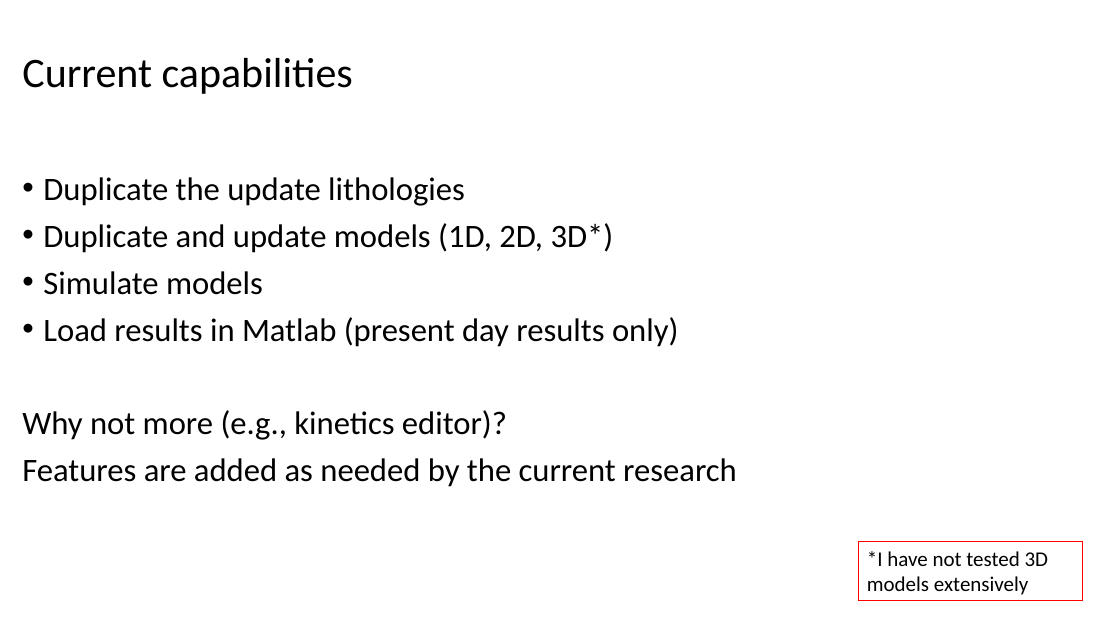
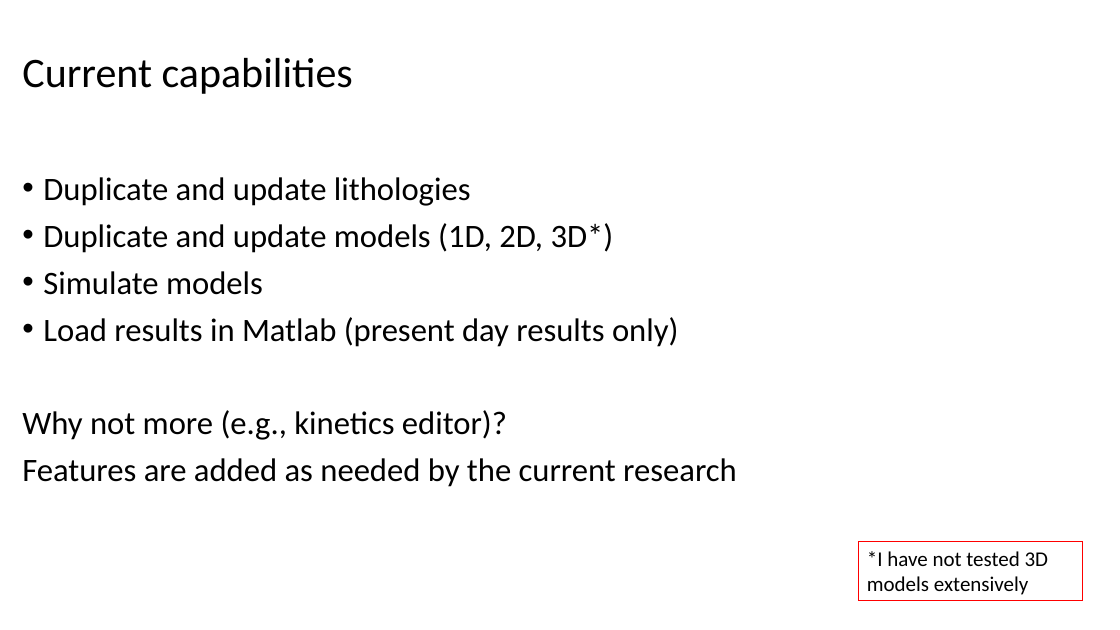
Before and after one commit to MosGeo/BPSMAutoToolbox, a slide deck: slide 4 of Workshop/19.01.23 PM Toolbox Workshop.pptx. Drawn at 1120x630 pixels with LibreOffice and Linux fonts; fonts in the diff are those of the drawing; background and template pictures are left out. Boxes give left, top, right and bottom in pixels: in the first picture for what was removed or moved away, otherwise in the second. Text is boxed around its words. In the diff, an @@ line names an element or a change of style, - is before the commit and + after.

```diff
--- a/Workshop/19.01.23 PM Toolbox Workshop.pptx
+++ b/Workshop/19.01.23 PM Toolbox Workshop.pptx
@@ text at box(43, 177, 471, 206): text changed @@
-• Duplicate the update lithologies
+• Duplicate and update lithologies
```
Also in this commit, not shown: 3 other slides changed, 5 other files.
